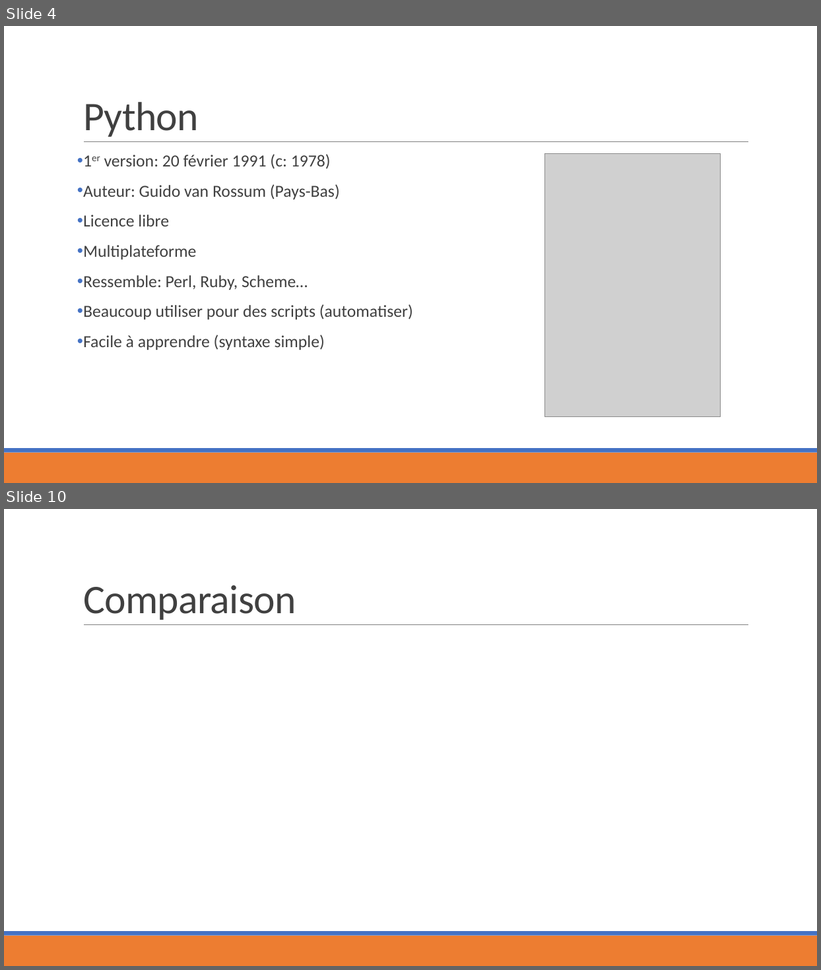
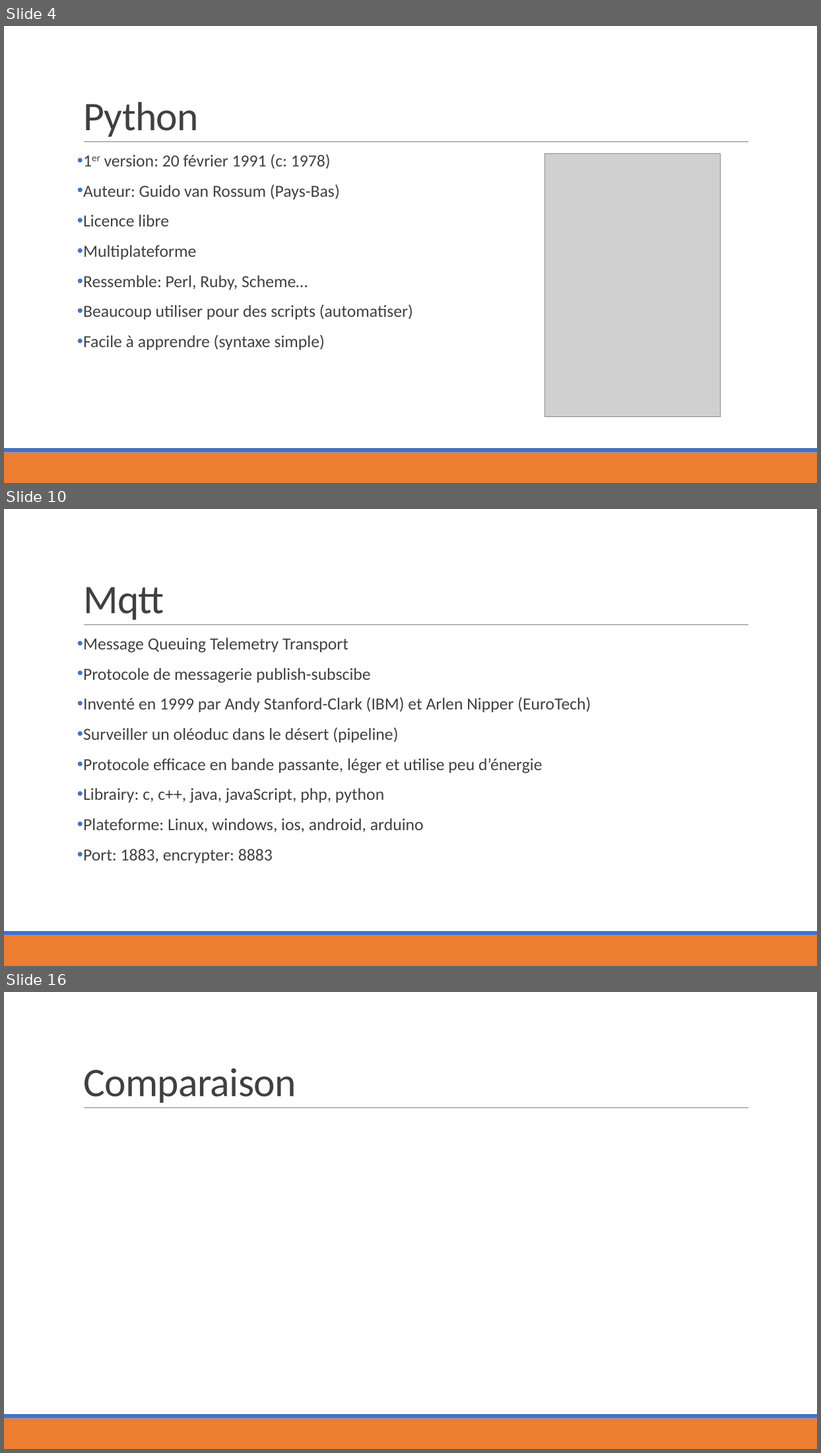
Before and after one commit to MaximeRoy1733837/ESP, a slide deck: Python/Défi_python.pptx. Shown one above the other, each under a label of ours: slides 4 and 10 before the commit, slides 4, 10 and 16 after it; the slides between them are not shown. The pictures are 821x970 and 821x1453 pixels, drawn with LibreOffice and Linux fonts; fonts in the diff are those of the drawing; grey boxes stand for pictures. Boxes give left, top, right and bottom in pixels: in the first picture for what was removed or moved away, otherwise in the second. Text is boxed around its words. In the diff, an @@ line names an element or a change of style, - is before the commit and + after.

Commit message:
continuer power point python

```diff
--- a/Python/Défi_python.pptx
+++ b/Python/Défi_python.pptx
@@ slide 10 added at bbox=[4, 509, 817, 966], background #FFFFFF; not listed: 3 template elements that a slide beside it also shows @@
@@ title added at bbox=[83, 587, 164, 620], 48 pt, text #404040 @@
+Mqtt
@@ text added at bbox=[83, 638, 591, 863], 20 pt, text #404040 @@
+• Message Queuing Telemetry Transport
+• Protocole de messagerie publish-subscibe
+• Inventé en 1999 par Andy Stanford-Clark (IBM) et Arlen Nipper (EuroTech)
+• Surveiller un oléoduc dans le désert (pipeline)
+• Protocole efficace en bande passante, léger et utilise peu d’énergie
+• Librairy: c, c++, java, javaScript, php, python
+• Plateforme: Linux, windows, ios, android, arduino
+• Port: 1883, encrypter: 8883
@@ what was slide 10 is now slide 16 @@
```
Also in this commit, not shown: 5 slides changed, 7 other slides added, 2 slides removed, 1 other file.
